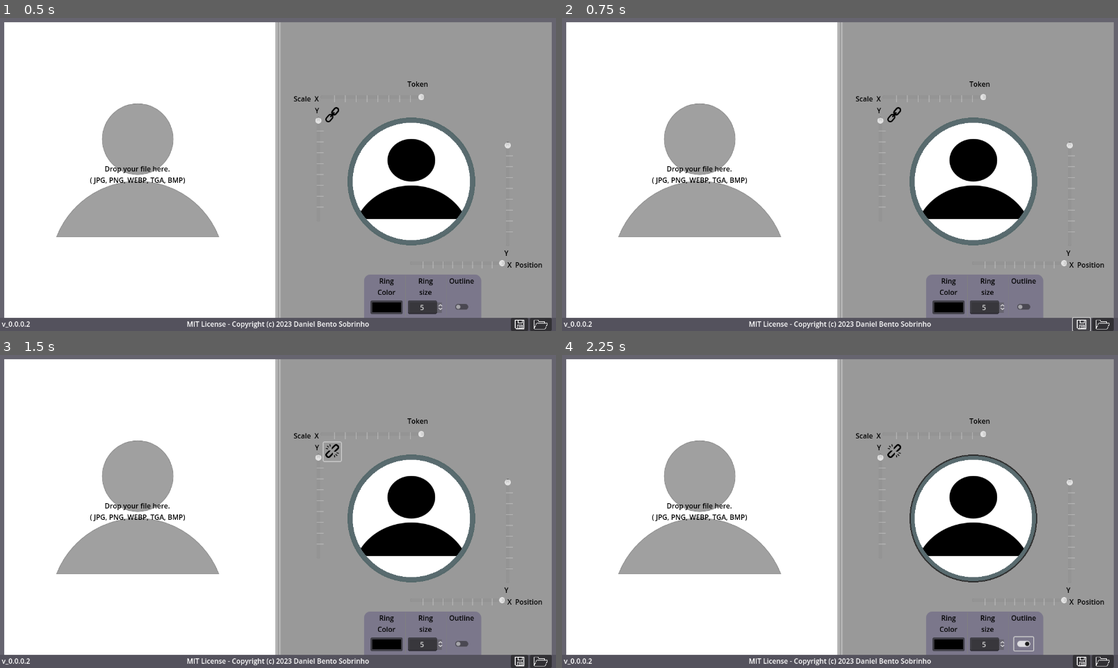
Above: before the commit, frames 1-4 (two rows, left to right).
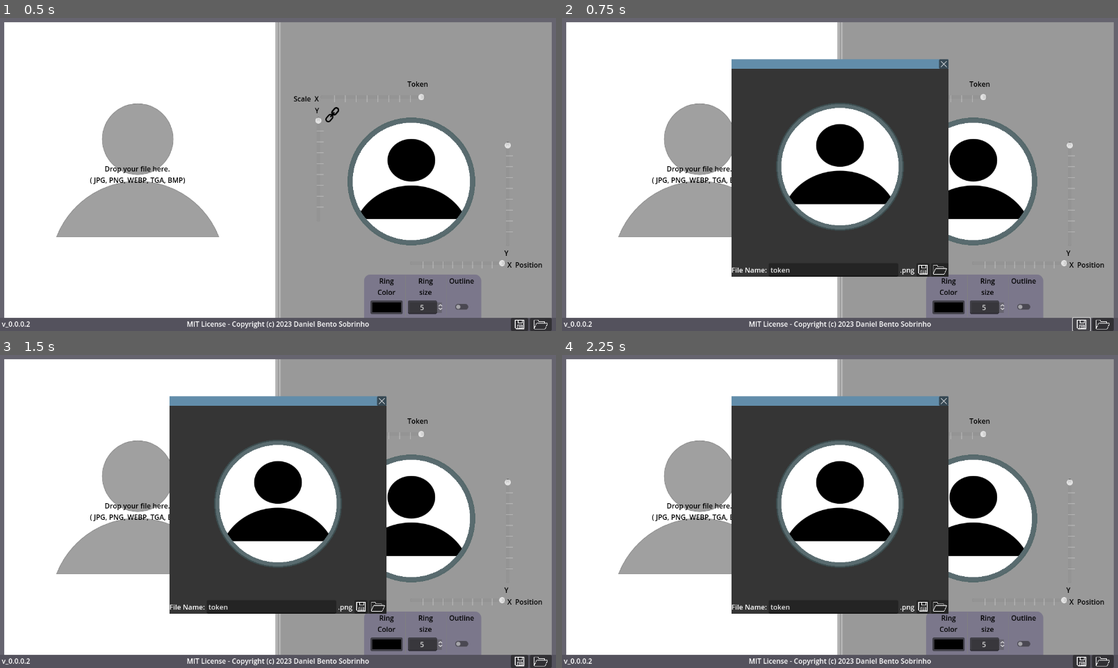
Above: after the commit, the same moments.

Repository: Daniel3dartist/Go.Token
Game: Godot game, scene res://Scenes/Main.tscn
Two runs of this game, one before a commit and one after it. Both use one fixed random seed, a clock stepped at 60 frames per second and the inputs below.
Inputs (mouse positions are in pixels of both pictures, inside the frame that each line leads up to):
- Up to frame 1 (0.5 s): no input
- Up to frame 2 (0.75 s): click (1079, 324) at 0.5 s
- Up to frame 3 (1.5 s): click "true" at 1.25 s
- Up to frame 4 (2.25 s): click (1023, 642) at 2 s

Frame 1 is identical in both runs. In frame 2, 25% of the frame differs, in the area x 30-70%, y 13-83%; in frame 3, 25%; in frame 4, 25%, in the area x 30-86%, y 13-95%.
Error before the commit: Invalid assignment of property or key 'visible' with value of type 'bool' on a base object of type 'null instance'. (res://Scripts/Main.gd:118)

Commit message:
Fixing some bugs and prototyping function to auto-correct token texture scale compared to user loaded image.

Diff:
--- a/Scenes/Main.tscn
+++ b/Scenes/Main.tscn
@@ -234,9 +234,11 @@
 custom_minimum_size = Vector2(240, 0)
 layout_mode = 2
 size_flags_horizontal = 3
+min_value = -1.0
 max_value = 1.0
 step = 0.1
 value = 1.0
+allow_lesser = true
 tick_count = 10
 
 [node name="Container2" type="Container" parent="Panel/HBoxContainer/Panel2/CenterContainer/Token/HBoxContainer/VBoxContainer/X_Scale_Input"]
@@ -260,9 +262,11 @@
 custom_minimum_size = Vector2(0, 240)
 layout_mode = 2
 size_flags_vertical = 3
+min_value = -1.0
 max_value = 1.0
 step = 0.1
 value = 1.0
+allow_greater = true
 tick_count = 10
 
 [node name="Container2" type="Container" parent="Panel/HBoxContainer/Panel2/CenterContainer/Token/HBoxContainer/VBoxContainer/HBoxContainer2/Y_Scale_Input"]
@@ -770,6 +774,16 @@
 icon_alignment = 1
 expand_icon = true
 
+[node name="CenterContainer" type="CenterContainer" parent="."]
+visible = false
+layout_mode = 1
+anchors_preset = 15
+anchor_right = 1.0
+anchor_bottom = 1.0
+offset_bottom = -30.0
+grow_horizontal = 2
+grow_vertical = 2
+
 [connection signal="value_changed" from="Panel/HBoxContainer/Panel2/CenterContainer/Token/HBoxContainer/VBoxContainer/X …(216 unchanged characters)…
 [connection signal="value_changed" from="Panel/HBoxContainer/Panel2/CenterContainer/Token/HBoxContainer/VBoxContainer/H …(231 unchanged characters)…
 [connection signal="value_changed" from="Panel/HBoxContainer/Panel2/CenterContainer/Token/HBoxContainer/VBoxContainer/H …(240 unchanged characters)…
--- a/Scripts/Main.gd
+++ b/Scripts/Main.gd
@@ -1,5 +1,6 @@
 extends Control
 
+signal img_sz(_size)
 
 var BASE_PATH = OS.get_executable_path().get_base_dir() #'user://'
 var platform = OS.get_name()
@@ -49,35 +50,42 @@
 	var tex = Texture2D.new()
 
 	tex = valid_image
+	var self_div = tex.get_size()[0] - tex.get_size()[1]
+	var ref_div = [(tex.get_size()[0]/500)*0.1, (500/tex.get_size()[1])*1.0]
+	emit_signal('img_sz', tex.get_size())
 	TexRect.texture = tex
 	TexRect.material = null
 	$Panel/HBoxContainer/Panel/CenterContainer/Label.visible = false
 	Token.material.set_shader_parameter('tex_frg_2' , valid_image)
 
 
+
 func _Save_Token(save_path):
-	$Label.text = platform
+	#$Label.text = platform
 	var viewport = $'CenterContainer/save_panel/VBoxContainer/HBoxContainer/CenterContainer/ViewportContainer2/SubViewport'
 	var img = viewport.get_viewport().get_texture().get_image()
 #	img.flip_y()
 	var path = BASE_PATH + '/tokens/'
 	print(path + save_path)
-	img.save_png(str(path + save_path))
-	if platform == 'Web':
-		var buf = img.save_png_to_buffer()
-		JavaScriptBridge.download_buffer(buf, save_path)
+#	img.save_png(str(path + save_path))
 
-	elif platform == 'Android':
-#		var mobile_path = 'sdcard/Android/data/%s/files/%s' % [app_name, 'tokens']
-		var mobile_path = '%s/tokens' % BASE_PATH
-		var dir : DirAccess
-#		if dir.dir_exists(mobile_path) == false:
-#			$Label.text = 'false dir'
-#			dir.make_dir(mobile_path)
-		img.save_png(str(BASE_PATH + '/%s' % save_path))
-		OS.shell_open(mobile_path)
-	else:
-		img.save_png(str(path + save_path))
+	match platform:
+		'Web':
+			var buf = img.save_png_to_buffer()
+			JavaScriptBridge.download_buffer(buf, save_path)
+
+		'Android':
+	#		var mobile_path = 'sdcard/Android/data/%s/files/%s' % [app_name, 'tokens']
+			var mobile_path = '%s/tokens' % BASE_PATH
+			var dir : DirAccess
+	#		if dir.dir_exists(mobile_path) == false:
+	#			$Label.text = 'false dir'
+	#			dir.make_dir(mobile_path)
+			img.save_png(str(BASE_PATH + '/%s' % save_path))
+			OS.shell_open(mobile_path)
+		_:
+			print('saving')
+			img.save_png(str(path + save_path))
 
 
 func _Open_Dir():
@@ -114,13 +122,15 @@
 func _on_Save_Button_button_up():
 	var path = BASE_PATH + '/tokens/token.png'
 	var save_panel = savepanel.instantiate()
+	var centerc =  self.get_node('CenterContainer')
+
 	save_panel.get_node('VBoxContainer/HBoxContainer/CenterContainer/ViewportContainer2/SubViewport/CenterContainer/Token_TextureRect').material = Token.material
-	self.get_node("CenterContainer").visible = true
-	self.get_node("CenterContainer").add_child(save_panel)
-	self.get_node("CenterContainer").get_node("save_panel/VBoxContainer/HBoxContainer2/LineEdit").text = 'token'
+	centerc.visible = true
+	centerc.add_child(save_panel)
+
+	centerc.get_node("save_panel/VBoxContainer/HBoxContainer2/LineEdit").text = 'token'
 	save_panel.get_node("VBoxContainer/HBoxContainer2/Save_PNG_Token_File_button").connect("button_up", Callable(self, "_on_Save_PNG_Token_File_button_up"))
 	save_panel.get_node("VBoxContainer/HBoxContainer2/Dir_path").connect("button_up", Callable(self, "_on_Dir_path_button_up"))
-	#_Save_Token()
 
 
 func _on_Dir_button_up():
--- a/Scripts/Token_TextureRect.gd
+++ b/Scripts/Token_TextureRect.gd
@@ -2,17 +2,51 @@
 
 @onready var check_box = self.get_parent().get_parent().get_node("CheckBox")
 @onready var color_picker = self.get_parent().get_parent().get_parent().get_parent().get_node("VBoxContainer3/VBoxContainer/CenterContainer/ColorPickerButton")
+@onready var main_root = $"../../../../../../../../../.."
+
 
 func _ready():
+	main_root.connect("img_sz", Callable(self, "on_img_sz"))
 	var base_color = Color('#596b6f')
 	color_picker.color = base_color
 	self.material.set_shader_parameter('outline_color' , base_color)
 	self.material.set_shader_parameter('inner_circle' , 0.45)
 	self.material.set_shader_parameter('shadow_color' ,Color('#00303030'))
 
+
+func on_img_sz(_size):
+	var x = _size[0]
+	var y = _size[1]
+	print('Size: : : ',_size)
+	if x != y:
+		var scale_x = $"../../../X_Scale_Input/X_Scale_Input_HSlider"
+		var scale_y = $"../../Y_Scale_Input/Y_Scale_Input_VSlider"
+		scale_x.value = 1.0
+		scale_y.value = 1.0
+		check_box.button_pressed = false
+		if x > y:
+			print('x')
+			scale_x.value = calc_scale(x)
+#			self.material.set_shader_parameter('uvs_x' , value)
+		else:
+			print('Y')
+			scale_y = calc_scale(y)
+
+func calc_scale(n):
+	var value = (n/500)*0.1
+	print('Value: ', value)
+	print('Snapper: ', snappedf(1.0-value, 0.1))
+	value =  1.0-value
+	if value < 1.95:
+		print('value 1.0')
+		value = 1.0
+	else:
+		value = snappedf(value, 0.1)
+	return value
+
 func _on_X_Scale_Input_HSlider_value_changed(value):
 	var y_scale = self.get_parent().get_parent().get_node("Y_Scale_Input/Y_Scale_Input_VSlider")
-
+	print(value)
 	self.material.set_shader_parameter('uvs_x' , value)
 	if check_box.button_pressed == true:
 		self.material.set_shader_parameter('uvs_y' , value)
@@ -20,6 +54,7 @@
 
 
 func _on_Y_Scale_Input_VSlider_value_changed(value):
+	print(value)
 	var x_scale = self.get_parent().get_parent().get_parent().get_node("X_Scale_Input/X_Scale_Input_HSlider")
 	self.material.set_shader_parameter('uvs_y' , value)
 
